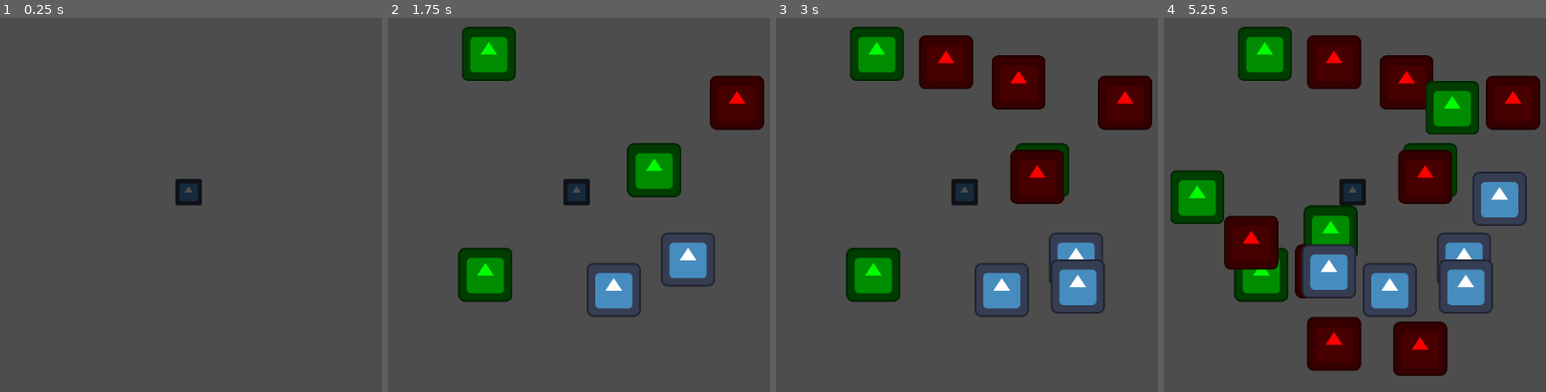
Above: before the commit, frames 1-4 (left to right).
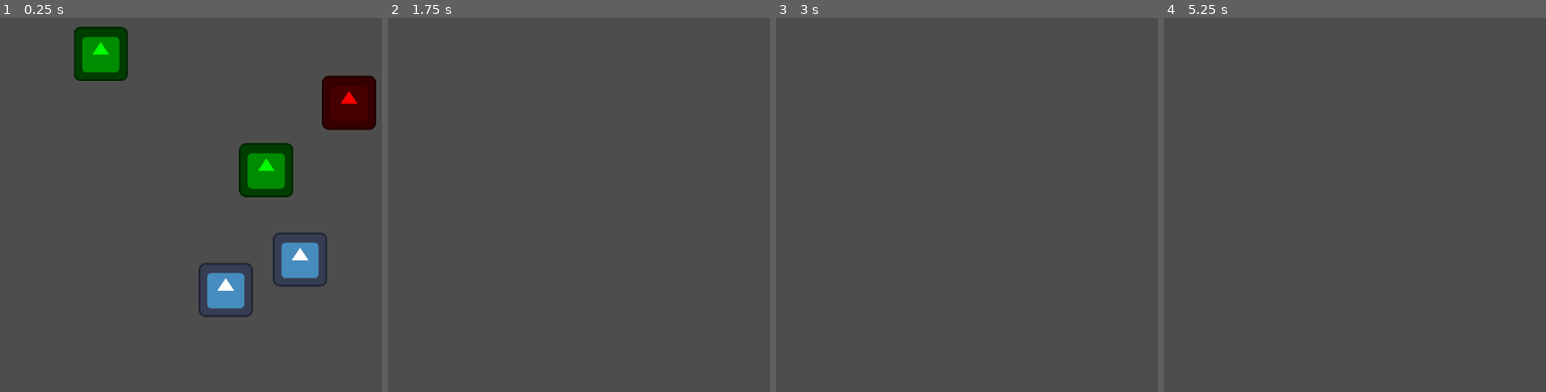
Above: after the commit, the same moments.

Repository: Mystievous/2025-mini-level-1
Game: Godot game, scene res://scenes/level.tscn
Two runs of this game, one before a commit and one after it. Both use one fixed random seed, a clock stepped at 60 frames per second and the inputs below. The engine's default icon, where the game draws it, is replaced by a stand-in: a white triangle on a blue panel in a dark square.
Inputs:
- Up to frame 1 (0.25 s): no input
- Up to frame 2 (1.75 s): tap Enter (ui_accept) at 0.5, 0.6, 0.77, 1.07, 1.35, 1.52 s
- Up to frame 3 (3 s): tap Enter (ui_accept) at 1.82, 2.1, 2.75, 2.85 s
- Up to frame 4 (5.25 s): tap Enter (ui_accept) at 3.02, 3.32, 3.6, 3.77, 4.07, 4.35, 4.52, 4.82, 5.1 s

The runs differ from the first frame. In frame 1, 9.1% of the frame differs, in the area x 19-99%, y 2-80%; in frame 2, 11%; in frame 3, 16%; in frame 4, 30%, in the area x 1-99%, y 2-96%.

Commit message:
added enemy waves
the enemy spawner can now spawn enemies in waves.

new exported values are number of waves, amount of enemies in wave, and show debug visuals.

show debug visual will display a sprite where the spawner is, show the spawn radius ,and will print the current wave alongside the children of the Spawner node.

Diff:
--- a/scenes/spawner.tscn
+++ b/scenes/spawner.tscn
@@ -6,7 +6,16 @@
 [node name="Spawner" type="Marker2D"]
 script = ExtResource("1_yp5lu")
 
-[node name="DebugVisual" type="Sprite2D" parent="."]
-self_modulate = Color(0.303233, 0.303233, 0.303233, 1)
-scale = Vector2(0.125, 0.125)
+[node name="DebugVisuals" type="Node2D" parent="."]
+visible = false
+
+[node name="SpawnerRange" type="Sprite2D" parent="DebugVisuals"]
+self_modulate = Color(3.8147569, 3.8147569, 3.8147569, 0.39215687)
+scale = Vector2(0.015624999, 0.015624999)
 texture = ExtResource("2_ik2nu")
+
+[node name="SpawnerPosition" type="Sprite2D" parent="DebugVisuals"]
+self_modulate = Color(0.33395082, 0.33395082, 0.33395082, 1)
+position = Vector2(-1.1920929e-07, 1.1920929e-07)
+scale = Vector2(0.062499996, 0.062499996)
+texture = ExtResource("2_ik2nu")
--- a/scripts/enemyTexture.gd
+++ b/scripts/enemyTexture.gd
@@ -1,6 +1,6 @@
 extends Sprite2D
 
-#this is just so i can use the selfmodulate property to change the color of each enemy without manualy recoloring them
+#this is just so i can use the Self Modulate property to change the color of each enemy without manually recoloring them
 
 @export var image: Texture2D
 
--- a/scripts/spawner.gd
+++ b/scripts/spawner.gd
@@ -3,6 +3,9 @@
 var enemySceneRed   = preload("res://scenes/enemies/enemyRed.tscn")
 var enemySceneGreen = preload("res://scenes/enemies/enemyGreen.tscn")
 var enemySceneBlue  = preload("res://scenes/enemies/enemyBlue.tscn")
+
+@onready var debug_visuals: Node = $DebugVisuals
+@onready var debug_spawner_range_visual: Sprite2D = $DebugVisuals/SpawnerRange
 
 enum SpawnerTypeEnum {
 	RANDOM, ##0, randomly spawn red, green or blue
@@ -13,17 +16,46 @@
 
 ##Determines what monsters will spawn from the Marker2D spawner. Default: Random
 @export var spawnerType: SpawnerTypeEnum
-
 ##Determines how far enemies can spawn from the Marker2D spawner. Default: 100
 @export var spawnRadiusSize: int = 100
+##Sets how many times enemies will reappear after they are all defeated. Default: 3
+@export var numberOfWaves: int = 3
+##Sets how many enemies are in a wave. Default: 5
+@export var amountOfEnemiesInWave: int = 5
+##Determines whether the sprite at the spawner's position, the spawn radious and debug text is shown. Default: false
+@export var showDebugVisual: bool = false
 
+#keeps track of the current wave
+var currentWave: int = 0
+
+func _ready() -> void:
+	if showDebugVisual:
+		debug_visuals.show()
+		debug_spawner_range_visual.apply_scale(Vector2(spawnRadiusSize,spawnRadiusSize))
+
+#does a new wave when the wave conditions are met
 func _process(_delta: float) -> void:
-	if Input.is_action_just_pressed("ui_accept"): #spawns a new enemy when spacebar is pressed
-		spawnEnemy()
+	waves()
+	#when spacebar is pressed: deletes all enemies in the wave so the next one can appear
+	if Input.is_action_just_pressed("ui_accept"):
+		for childrenCounter in self.get_children():
+			if (childrenCounter.get_index() > 0): #skips the first node because that one is the DebugVisual
+				self.get_child(childrenCounter.get_index()).queue_free()
+
+#do the next wave if all enemies are defeated and currentWave < numberOfWaves
+func waves() -> void:
+		if (currentWave < numberOfWaves) and (self.get_child_count() <= 1):
+			for enemiesToSpawn in amountOfEnemiesInWave:
+				spawnEnemy()
+			currentWave += 1
+			if showDebugVisual:
+				print("curent wave is ",  currentWave)
+				print(self.get_children())
+				print()
 
 func spawnEnemy() -> void:
 	var enemyInstance
-	var spawnerTypeSelection
+	var spawnerTypeSelection: int
 
 	if spawnerType == SpawnerTypeEnum.RANDOM:
 		spawnerTypeSelection = randi_range(1, 3) #if Spawner Type is set to random, it will set spawnerTypeSelection to a random int between 1 and 3 inclusive
@@ -39,7 +71,7 @@
 			enemyInstance = enemySceneRed.instantiate()
 	add_child(enemyInstance) #adds the new enemy to the scene
 
-	#modifies the enemies position to a random range determined by spawnRadiousSize
-	var xOffset = randi_range(-spawnRadiusSize, spawnRadiusSize)
-	var yOffset = randi_range(-spawnRadiusSize, spawnRadiusSize)
+	#modifies the enemies position to a random range determined by spawnRadiusSize
+	var xOffset: int = randi_range(-spawnRadiusSize, spawnRadiusSize)
+	var yOffset: int = randi_range(-spawnRadiusSize, spawnRadiusSize)
 	enemyInstance.position = Vector2i(xOffset, yOffset)
Not shown, added: scenes/level.tscn10186120748.tmp
